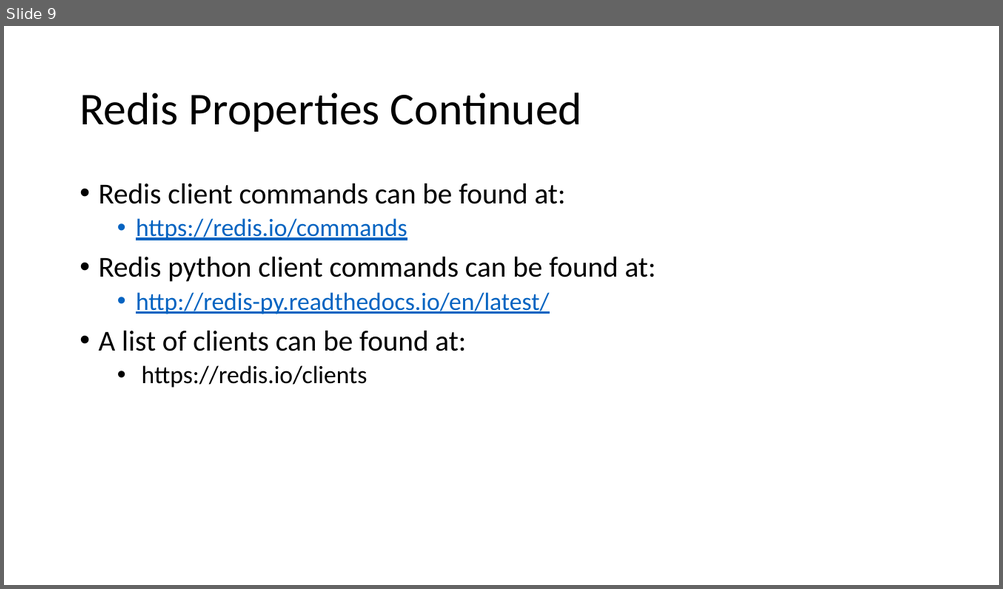
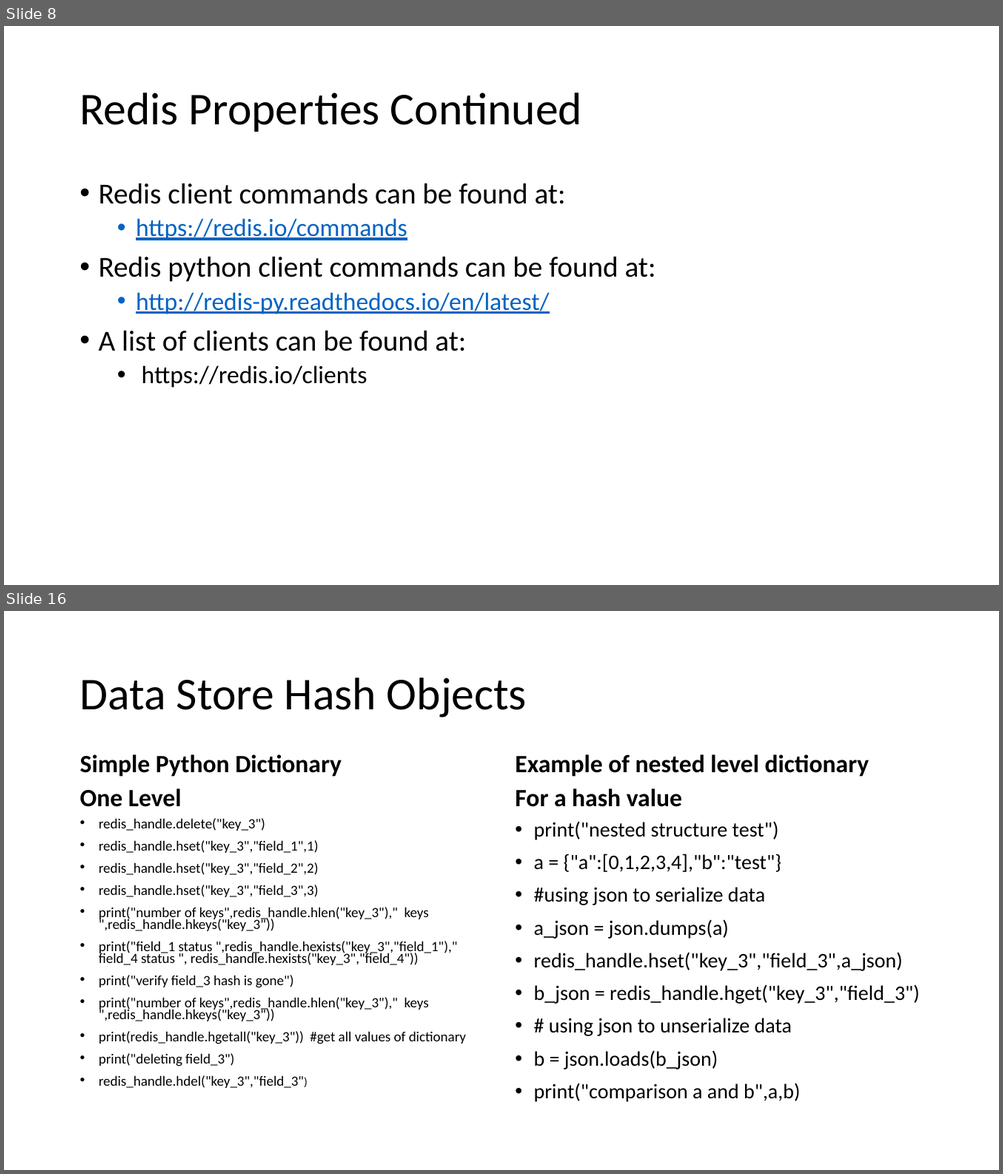
Before and after one commit to NanoDataCenter/nano_data_center, a slide deck: presentations/session_2/Redis Data Base.pptx. Shown one above the other, each under a label of ours: slide 9 before the commit, slides 8 and 16 after it; the slides between them are not shown. The pictures are 1003x589 and 1003x1174 pixels, drawn with LibreOffice and Linux fonts; fonts in the diff are those of the drawing. Boxes give left, top, right and bottom in pixels: in the first picture for what was removed or moved away, otherwise in the second. Text is boxed around its words. In the diff, an @@ line names an element or a change of style, - is before the commit and + after.

```diff
--- a/presentations/session_2/Redis Data Base.pptx
+++ b/presentations/session_2/Redis Data Base.pptx
@@ slide 16 added at (4, 611, 999, 1170), background #FFFFFF @@
@@ title added at (80, 678, 526, 718), 44 pt, text #000000 @@
+Data Store Hash Objects
@@ text added at (80, 755, 341, 807), 24 pt, text #000000, bold @@
+Simple Python Dictionary
+One Level
@@ text added at (515, 755, 869, 807), 24 pt, text #000000, bold @@
+Example of nested level dictionary
+For a hash value
@@ text added at (99, 818, 466, 1088), 13.6 pt, text #000000 @@
+• redis_handle.delete("key_3")
+• redis_handle.hset("key_3","field_1",1)
+• redis_handle.hset("key_3","field_2",2)
+• redis_handle.hset("key_3","field_3",3)
+• print("number of keys",redis_handle.hlen("key_3")," keys ",redis_handle.hkeys("key_3"))
+• print("field_1 status ",redis_handle.hexists("key_3","field_1")," field_4 status ", redis_handle.hexists("key_3","field_4"))
+• print("verify field_3 hash is gone")
+• print("number of keys",redis_handle.hlen("key_3")," keys ",redis_handle.hkeys("key_3"))
+• print(redis_handle.hgetall("key_3")) #get all values of dictionary
+• print("deleting field_3")
+• redis_handle.hdel("key_3","field_3")
@@ text added at (534, 821, 919, 1102), 20 pt, text #000000 @@
+• print("nested structure test")
+• a = {"a":[0,1,2,3,4],"b":"test"}
+• #using json to serialize data
+• a_json = json.dumps(a)
+• redis_handle.hset("key_3","field_3",a_json)
+• b_json = redis_handle.hget("key_3","field_3")
+• # using json to unserialize data
+• b = json.loads(b_json)
+• print("comparison a and b",a,b)
@@ what was slide 9 is now slide 8 @@
```
Also in this commit, not shown: 5 slides changed, 16 other slides added, 15 slides removed, 19 other files.
